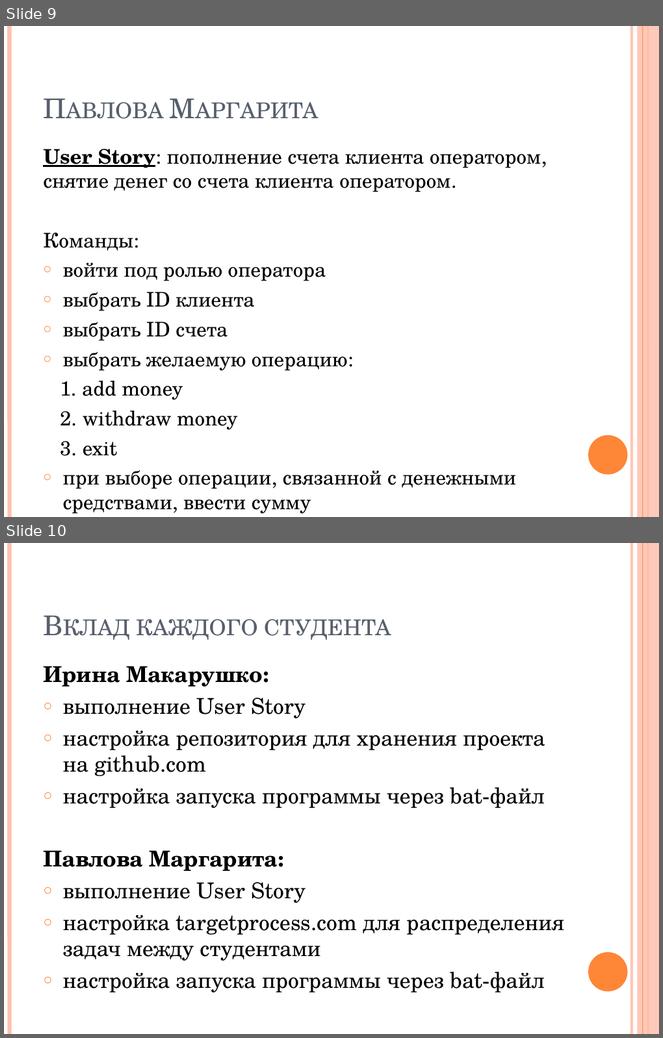
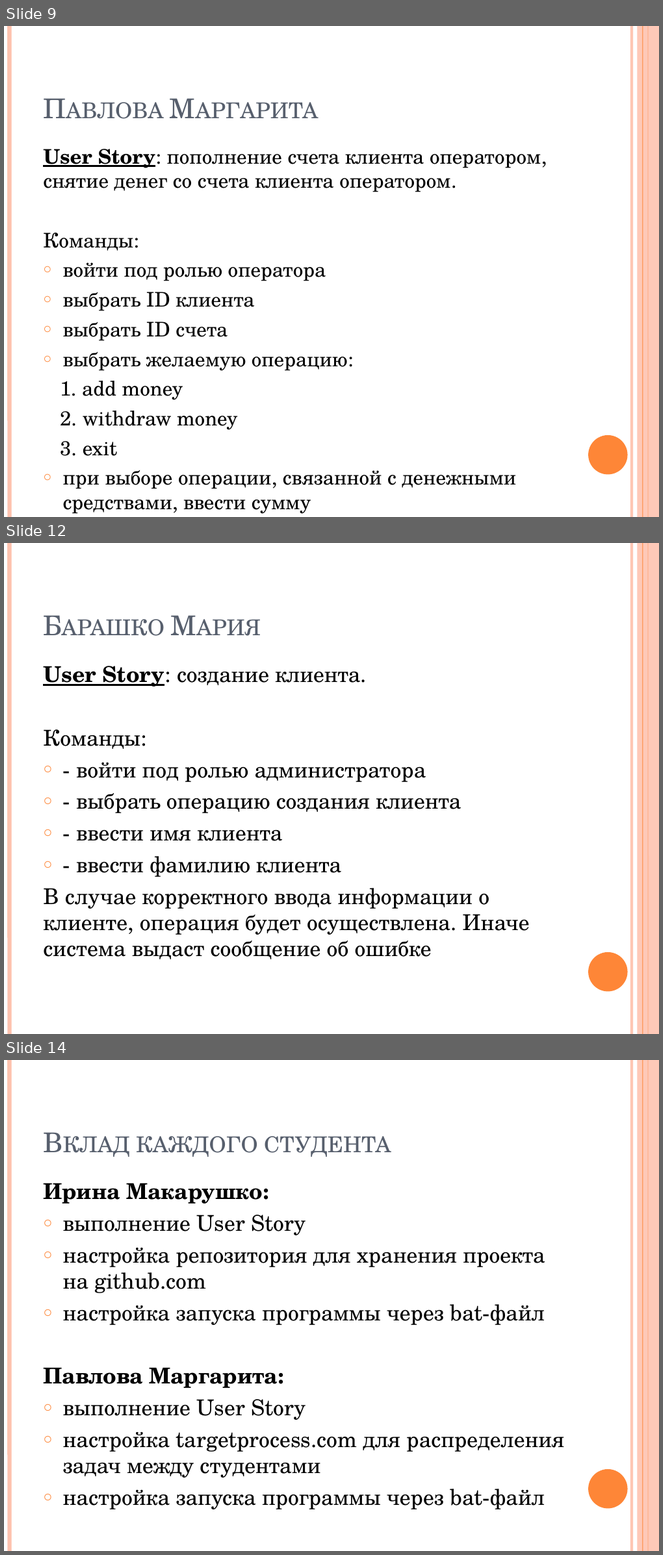
Before and after one commit to IrinaMakarushko/BankSystem, a slide deck: Спецкурс. Презентация.pptx. Shown one above the other, each under a label of ours: slides 9 and 10 before the commit, slides 9, 12 and 14 after it; the slides between them are not shown. The pictures are 663x1038 and 663x1555 pixels, drawn with LibreOffice and Linux fonts; fonts in the diff are those of the drawing. Boxes give left, top, right and bottom in pixels: in the first picture for what was removed or moved away, otherwise in the second. Text is boxed around its words. In the diff, an @@ line names an element or a change of style, - is before the commit and + after.

```diff
--- a/Спецкурс. Презентация.pptx
+++ b/Спецкурс. Презентация.pptx
@@ slide 12 added at (4,543,659,1034), background #FFFFFF; not listed: 6 template elements that a slide beside it also shows @@
@@ title added at (36,563,572,644), 30 pt, text #575F6D, small capitals @@
+Барашко Мария
@@ text added at (43,666,530,960), 24 pt, text #000000 @@
+User Story: создание клиента.
+Команды:
+○ - войти под ролью администратора
+○ - выбрать операцию создания клиента
+○ - ввести имя клиента
+○ - ввести фамилию клиента
+В случае корректного ввода информации о клиенте, операция будет осуществлена. Иначе система выдаст сообщение об ошибке
@@ what was slide 10 is now slide 14 @@
```
Also in this commit, not shown: 4 other slides added, 7 other files.
